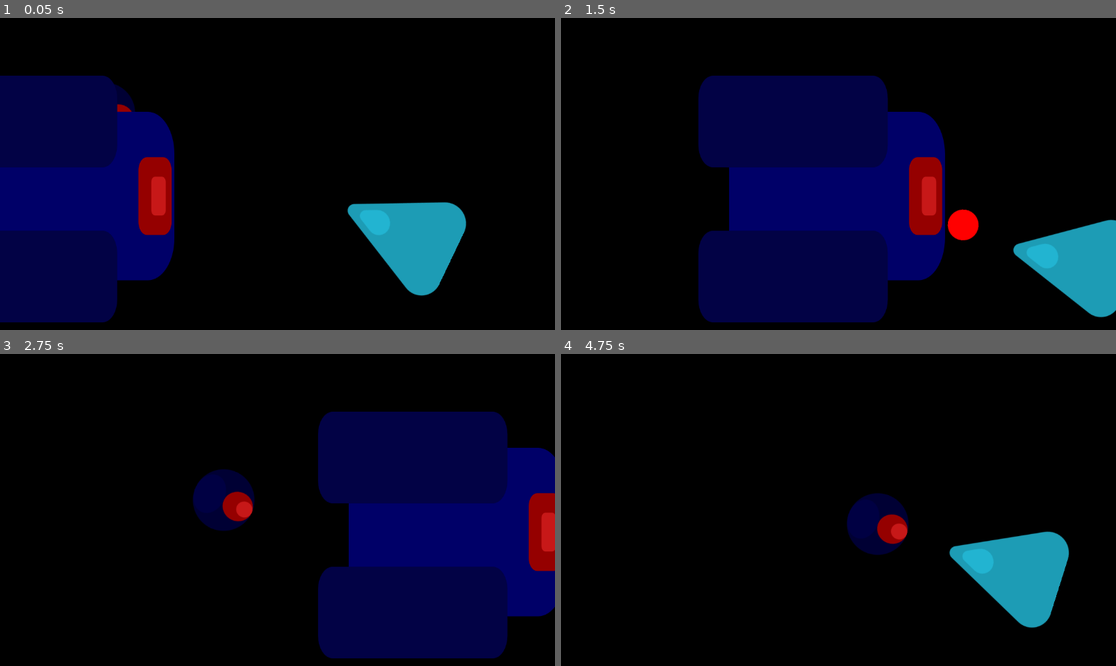
Above: before the commit, frames 1-4 (two rows, left to right).
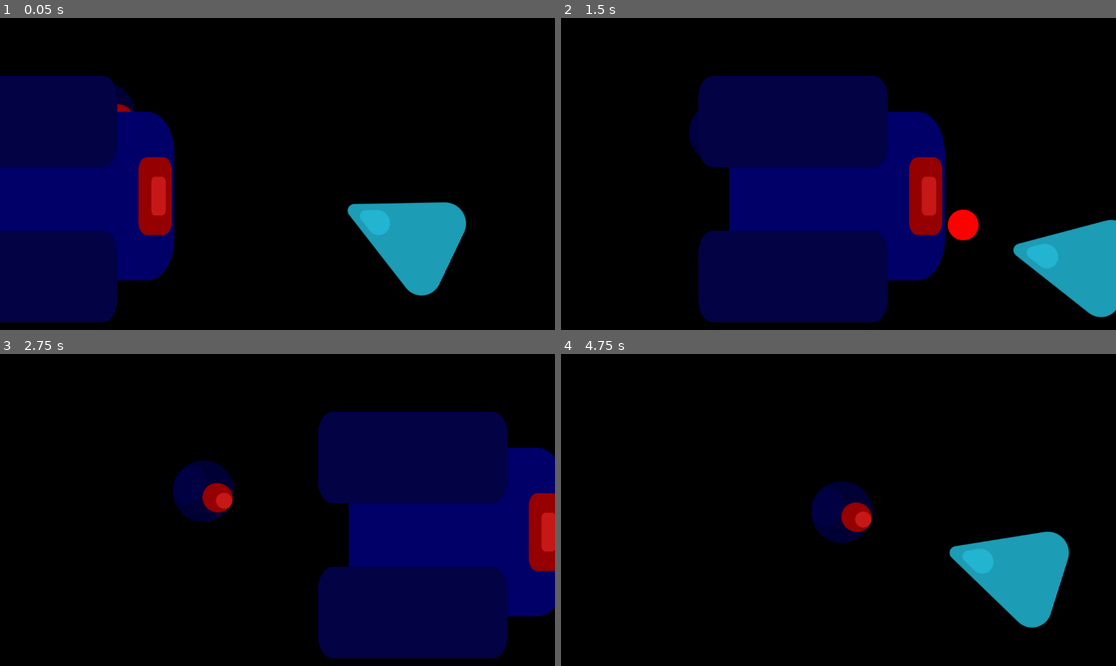
Above: after the commit, the same moments.

Repository: PedroJColon/brackysjam2024
Game: Godot game, scene res://scenes/sandbox.tscn
Same seed, same stepped clock (60 frames per second), same inputs: the game is played once before the commit and once after it. This scene is started directly instead of the project's main scene.
Inputs (mouse positions are in pixels of both pictures, inside the frame that each line leads up to):
- Up to frame 1 (0.05 s): no input
- Up to frame 2 (1.5 s): move the mouse to (960, 158) at 0.52 s; hold D (move_right) 0.53-1.28 s; click (960, 158) at 0.6 s; move the mouse to (727, 189) at 1.27 s; hold S (move_down) from 1.28 s (still down); click (727, 189) at 1.35 s
- Up to frame 3 (2.75 s): move the mouse to (333, 441) at 2.02 s; release S (move_down) at 2.03 s; hold D (move_right) from 2.03 s (still down); click (333, 441) at 2.1 s
- Up to frame 4 (4.75 s): move the mouse to (810, 572) at 2.77 s; release D (move_right) at 2.78 s; hold W (move_up) 2.78-3.53 s; click (810, 572) at 2.85 s; move the mouse to (1005, 556) at 3.52 s; hold A (move_left) from 3.53 s (still down); click (1005, 556) at 3.6 s; move the mouse to (672, 463) at 4.27 s; click (672, 463) at 4.35 s

The runs differ from the first frame. In frame 1, less than 0.1% of the frame differs, in the area x 21-25%, y 27-31%; in frame 2, 0.2%; in frame 3, 2.0%; in frame 4, 2.9%, in the area x 45-63%, y 40-65%.

Commit message:
Update drone

Diff:
--- a/src/drone.gd
+++ b/src/drone.gd
@@ -1,6 +1,8 @@
 extends CharacterBody2D
 
 @export var player: CharacterBody2D
+
+var SPEED = 5000
 
 # Called when the node enters the scene tree for the first time.
 func _ready() -> void:
@@ -9,7 +11,7 @@
 
 # Called every frame. 'delta' is the elapsed time since the previous frame.
 func _process(delta: float) -> void:
-	velocity = position.direction_to(player.position) * 100
+	velocity = position.direction_to(player.position) * (SPEED * delta)
 	move_and_slide()
 	look_at(player.position)
 	pass
@@ -22,7 +24,5 @@
 		if $Health.health <= 0:
 			queue_free()
 	if body.is_in_group("player"):
-		# Replace this with health system
-		print("OucH!")
 		queue_free()
 	pass # Replace with function body.
